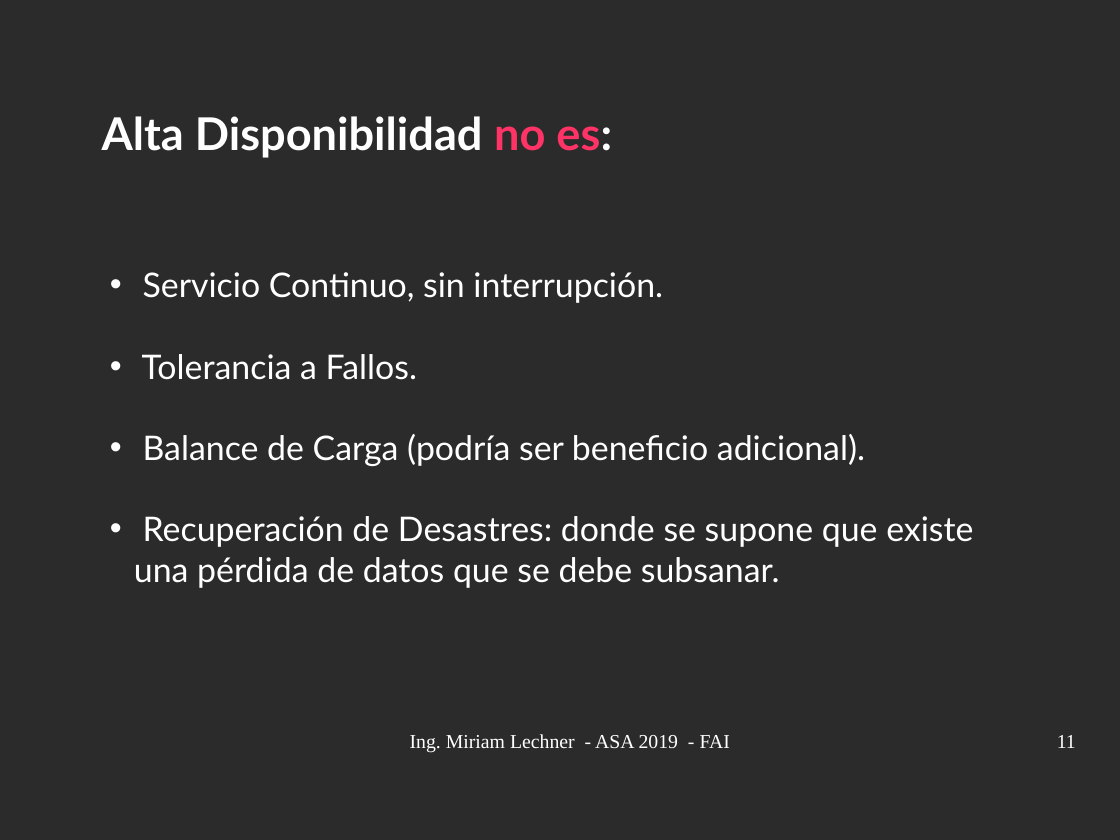
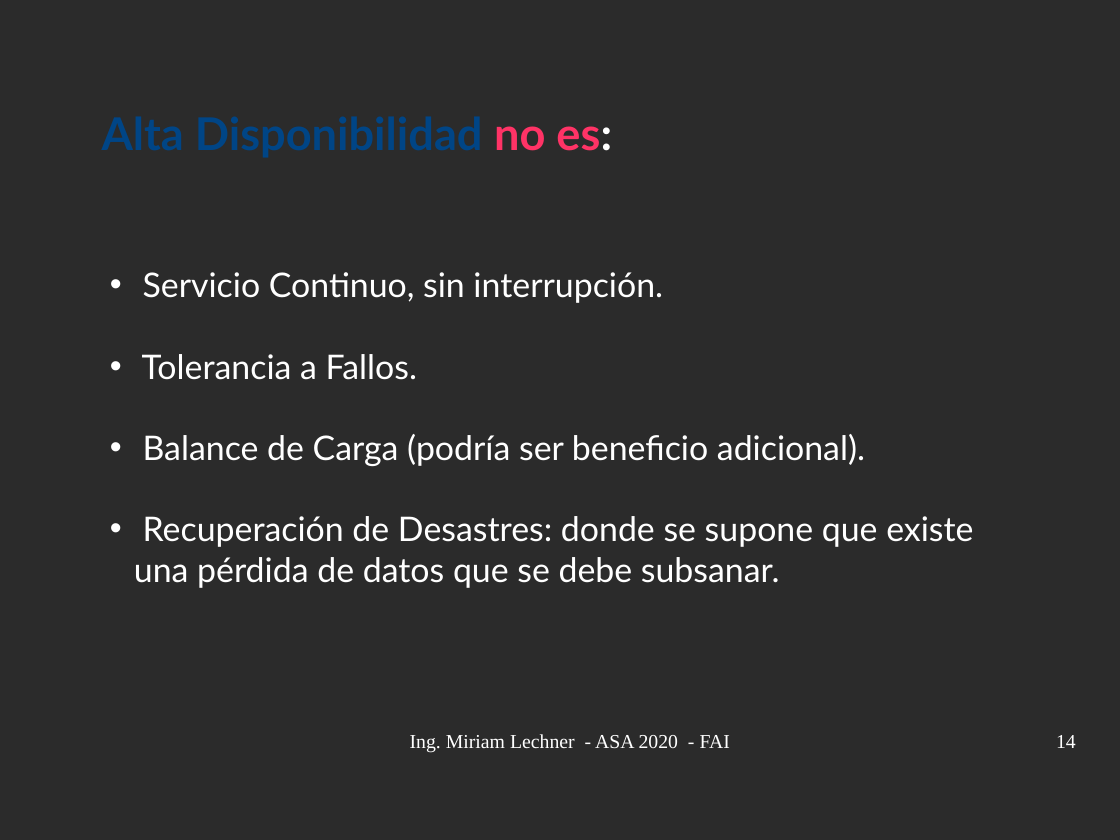
Before and after one commit to niniadcobre/asa, a slide deck: slide 14 of clases/ASA-ha.odp (slide 11 before the commit). Drawn at 1120x840 pixels with LibreOffice and Linux fonts; fonts in the diff are those of the drawing; background and template pictures are left out; a plain dark background stands for a picture behind light text. Boxes give left, top, right and bottom in pixels: in the first picture for what was removed or moved away, otherwise in the second. Text is boxed around its words. In the diff, an @@ line names an element or a change of style, - is before the commit and + after.

```diff
--- a/clases/ASA-ha.odp
+++ b/clases/ASA-ha.odp
@@ text "Alta Disponibilidad no es:" at (494,126,612,151): text colour #FFFFFF to #004586 in "Alta Disponibilidad" @@
@@ text at (410,734,730,753): text changed @@
-Ing. Miriam Lechner - ASA 2019 - FAI
+Ing. Miriam Lechner - ASA 2020 - FAI
@@ page number at (1056,735,1076,748): text changed @@
-11
+14
```
Also in this commit, not shown: 12 other slides changed, 5 slides added.
